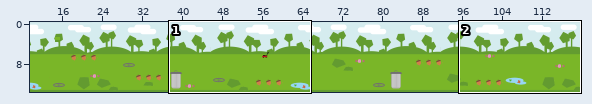
An edit to a level. Tiled map (JSON), www/asset/tilemaps/level1.json. Above, an overview of the earlier version with the close-up marked.
Close-up. The starting point:
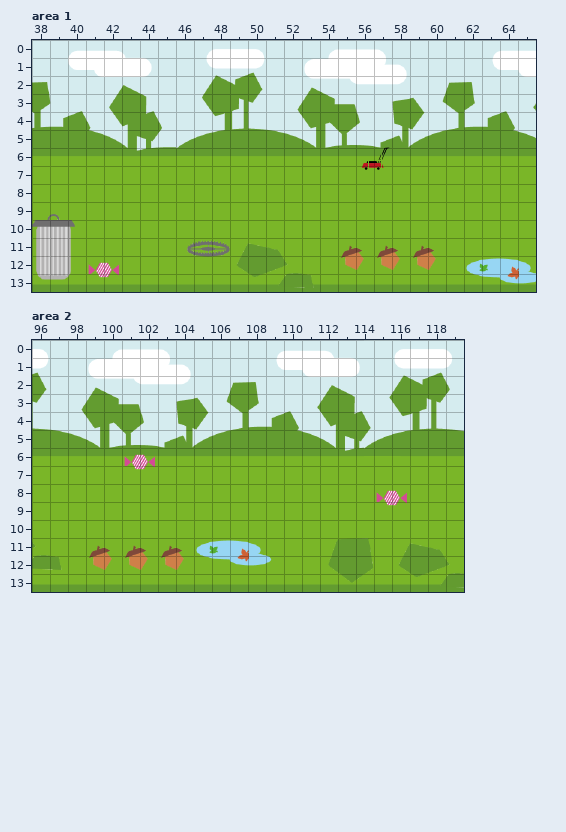
Cells are 30x30 px. Shown: area 1 x 38..65, y 0..13; area 2 x 96..119, y 0..13. The commit also changed other parts of the map, which this record leaves out.
Now the later version:
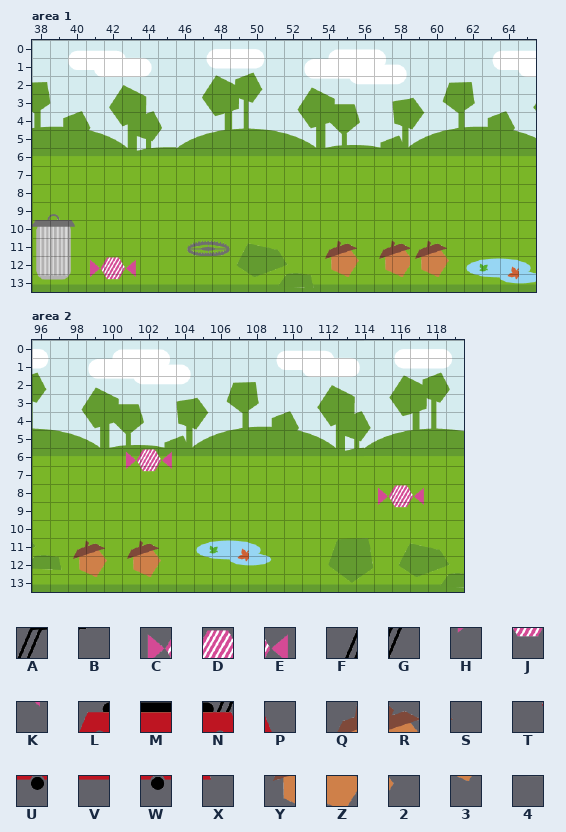
Key: from "objects": A 62, B 63, C 78, D 79, E 80, F 85, G 86, H 102, J 103, K 104, L 107, M 108, N 109, P 110, Q 120, R 121, S 122, T 130, U 131, V 132, W 133, X 134, Y 144, Z 145, 2 146, 3 169, 4 180.
_ is an empty cell.
Objects are placed by their top-left corner, in cells (3,4 is the top-left corner of cell 3,4); size is 1x1 cell unless given.
Tiles of an added or newly shown layer are drawn over the layers below it.
Diff:
Changed rows in their new state; . is an unchanged cell.
Layer "nutLayer" (removed), area 1:
removed: Q "nut" at 57,11.3 size 0.7x0.7
removed: R "nut" at 57.7,11.3 size 0.7x0.7
removed: Q "nut" at 59,11.3 size 0.7x0.7
removed: R "nut" at 59.7,11.3 size 0.7x0.7
removed: Q "nut" at 55,11.3 size 0.7x0.7
removed: R "nut" at 55.7,11.3 size 0.7x0.7
removed: Y "nut" at 57,12 size 0.7x0.7
removed: 2 "nut" at 58.3,12 size 0.7x0.7
removed: Z "nut" at 57.7,12 size 0.7x0.7
removed: Y "nut" at 59,12 size 0.7x0.7
removed: 2 "nut" at 60.3,12 size 0.7x0.7
removed: Z "nut" at 59.7,12 size 0.7x0.7
removed: Y "nut" at 55,12 size 0.7x0.7
removed: 2 "nut" at 56.3,12 size 0.7x0.7
removed: Z "nut" at 55.7,12 size 0.7x0.7
removed: 3 "nut" at 57.7,12.7 size 0.7x0.7
removed: 3 "nut" at 59.7,12.7 size 0.7x0.7
removed: 3 "nut" at 55.7,12.7 size 0.7x0.7
Layer "candyLayer" (removed), area 1:
removed: C "candy" at 41,12.3 size 0.7x0.7
removed: E "candy" at 42.3,12.3 size 0.7x0.7
removed: D "candy" at 41.7,12.3 size 0.7x0.7
removed: J "candy" at 41.7,13 size 0.7x0.7
removed: K "candy" at 42.3,13 size 0.7x0.7
Layer "trapsLayer" (removed), area 1:
removed: A "mowner" at 57.4,6 size 0.4x0.4
removed: A "mowner" at 57.4,6 size 0.4x0.4
removed: B "mowner" at 57.8,6 size 0.4x0.4
removed: F "mowner" at 57.1,6.4 size 0.4x0.4
removed: G "mowner" at 57.4,6.4 size 0.4x0.4
removed: L "mowner" at 56.4,6.7 size 0.4x0.4
removed: M "mowner" at 56.7,6.7 size 0.4x0.4
removed: N "mowner" at 57.1,6.7 size 0.4x0.4
removed: P "mowner" at 57.4,6.7 size 0.4x0.4
removed: U "mowner" at 56.4,7.1 size 0.4x0.4
removed: V "mowner" at 56.7,7.1 size 0.4x0.4
removed: W "mowner" at 57.1,7.1 size 0.4x0.4
removed: X "mowner" at 57.4,7.1 size 0.4x0.4
removed: T "mowner" at 56,7.1 size 0.4x0.4
removed: 4 "trap" at 47,12
Layer "nutsLayer" (added), area 1:
first column x 54:
11 QRSQRQR.
12 YZ2YZYZ2
13 .3..3.3.
Layer "candyLayer" (added), area 1:
first column x 41:
12 CDE
13 HJK
Layer "nutLayer" (removed), area 2:
removed: Q "nut" at 99,11.3 size 0.7x0.7
removed: R "nut" at 99.7,11.3 size 0.7x0.7
removed: Q "nut" at 101,11.3 size 0.7x0.7
removed: R "nut" at 101.7,11.3 size 0.7x0.7
removed: Q "nut" at 103,11.3 size 0.7x0.7
removed: R "nut" at 103.7,11.3 size 0.7x0.7
removed: Y "nut" at 99,12 size 0.7x0.7
removed: 2 "nut" at 100.3,12 size 0.7x0.7
removed: Z "nut" at 99.7,12 size 0.7x0.7
removed: Y "nut" at 101,12 size 0.7x0.7
removed: 2 "nut" at 102.3,12 size 0.7x0.7
removed: Z "nut" at 101.7,12 size 0.7x0.7
removed: Y "nut" at 103,12 size 0.7x0.7
removed: 2 "nut" at 104.3,12 size 0.7x0.7
removed: Z "nut" at 103.7,12 size 0.7x0.7
removed: 3 "nut" at 99.7,12.7 size 0.7x0.7
removed: 3 "nut" at 101.7,12.7 size 0.7x0.7
removed: 3 "nut" at 103.7,12.7 size 0.7x0.7
Layer "candyLayer" (removed), area 2:
removed: C "candy" at 101,6.3 size 0.7x0.7
removed: E "candy" at 102.3,6.3 size 0.7x0.7
removed: D "candy" at 101.7,6.3 size 0.7x0.7
removed: J "candy" at 101.7,7 size 0.7x0.7
removed: K "candy" at 102.3,7 size 0.7x0.7
removed: C "candy" at 115,8.3 size 0.7x0.7
removed: E "candy" at 116.3,8.3 size 0.7x0.7
removed: D "candy" at 115.7,8.3 size 0.7x0.7
removed: J "candy" at 115.7,9 size 0.7x0.7
removed: K "candy" at 116.3,9 size 0.7x0.7
Layer "nutsLayer" (added), area 2:
first column x 98:
11 QRSQRS
12 YZ2YZ2
13 .3..3.
Layer "candyLayer" (added), area 2:
first column x 101:
 6 CDE..............
 7 HJK..............
 8 ..............CDE
 9 ..............HJK
Boxes around the changes in both close-ups, in picture pixels (x1, y1, x2, y2):
removed: (361, 148, 390, 170)
changed: (325, 240, 449, 277)
changed: (88, 257, 136, 280)
removed: (202, 256, 212, 257)
changed: (124, 449, 172, 472)
changed: (376, 485, 424, 508)
changed: (73, 540, 184, 577)
